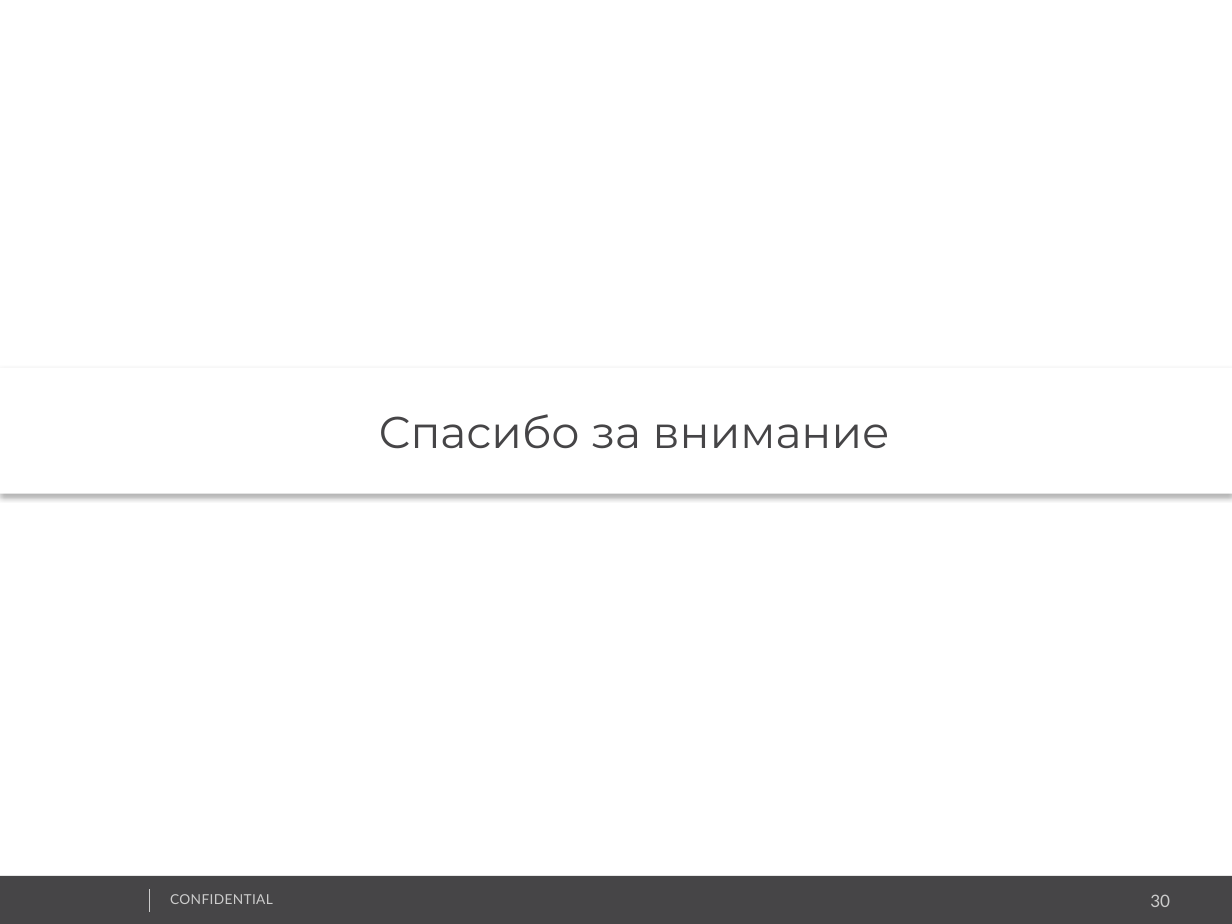
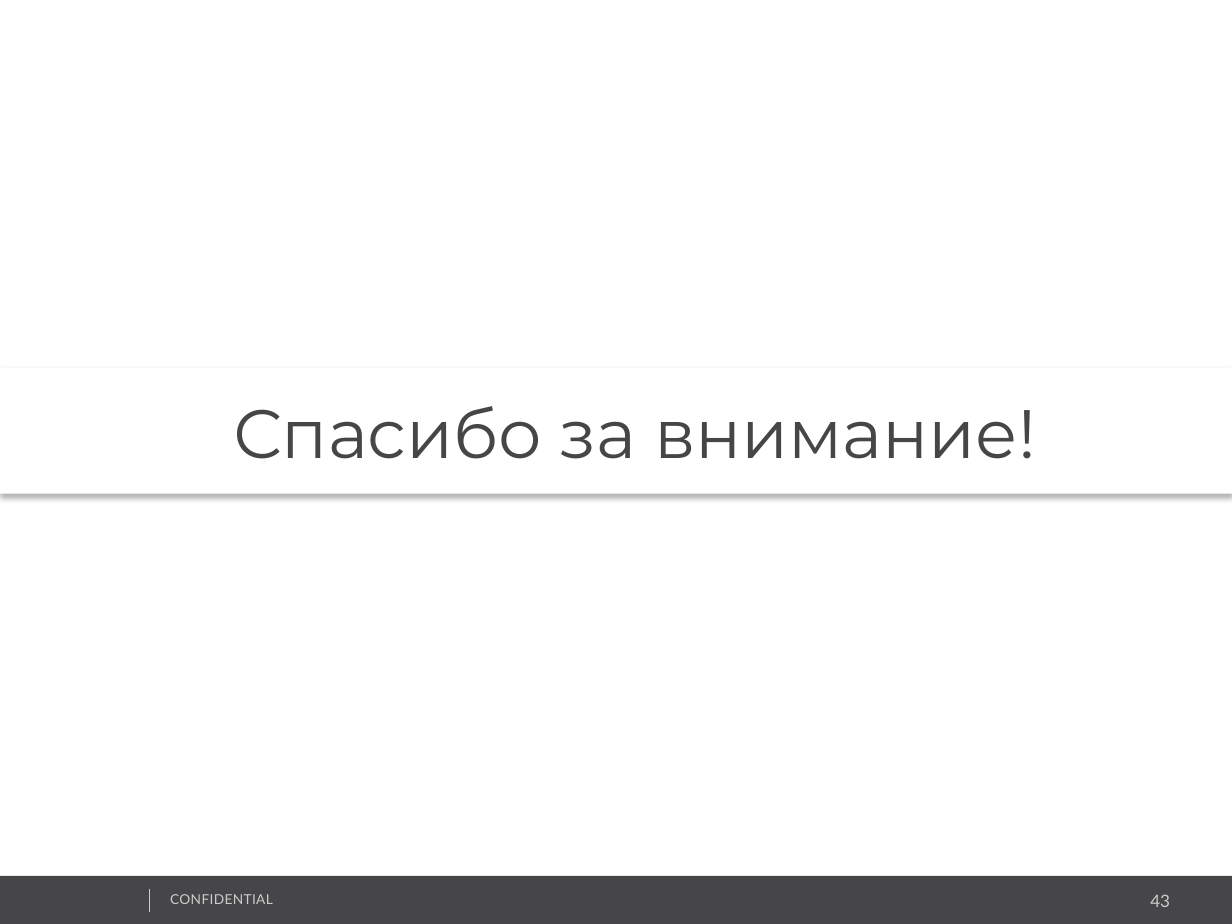
Before and after one commit to vitali-kviatkouski/personal, a slide deck: slide 43 of Microservices_Template.pptx (slide 30 before the commit). Drawn at 1232x924 pixels with LibreOffice and Linux fonts; fonts in the diff are those of the drawing; background and template pictures are left out. Boxes give left, top, right and bottom in pixels: in the first picture for what was removed or moved away, otherwise in the second. Text is boxed around its words. In the diff, an @@ line names an element or a change of style, - is before the commit and + after.

```diff
--- a/Microservices_Template.pptx
+++ b/Microservices_Template.pptx
@@ text "Спасибо за внимание!" at [0,368,1232,494]: shadow off @@
@@ text at [233,406,1036,459]: text changed; size 26 to 40 pt @@
-Спасибо за внимание
+Спасибо за внимание!
@@ page number at [1150,894,1170,907]: text changed @@
-30
+43
```
Also in this commit, not shown: 23 other slides changed, 15 slides added, 2 slides removed.
